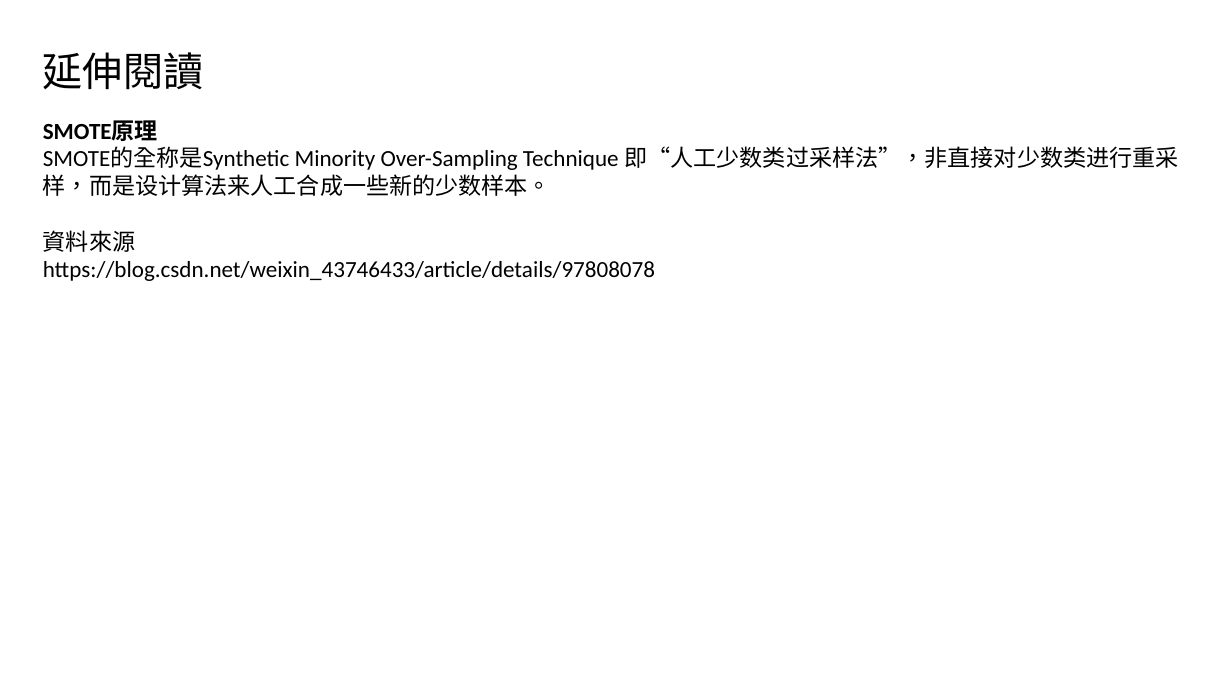
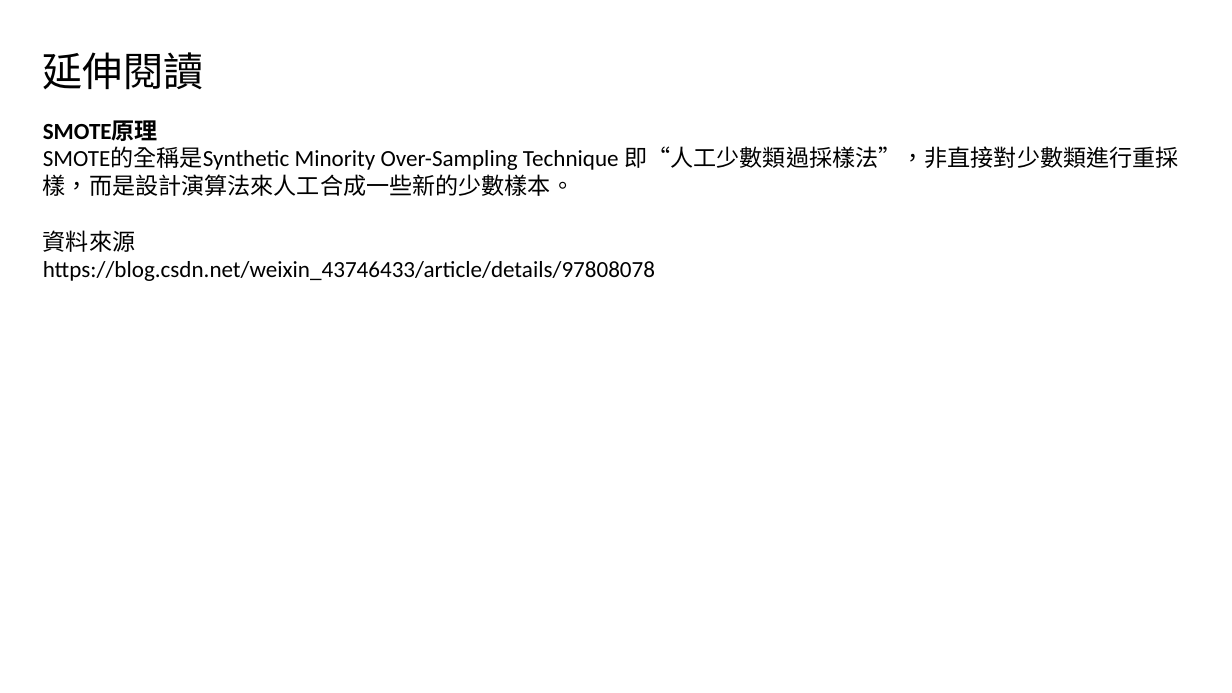
Before and after one commit to cgit6/AML_SVM, a slide deck: slide 42 of AML detection.pptx (slide 38 before the commit). Drawn at 1232x693 pixels with LibreOffice and Linux fonts; fonts in the diff are those of the drawing. Boxes give left, top, right and bottom in pixels: in the first picture for what was removed or moved away, otherwise in the second. Text is boxed around its words. In the diff, an @@ line names an element or a change of style, - is before the commit and + after.

```diff
--- a/AML detection.pptx
+++ b/AML detection.pptx
@@ text at (43,146,1178,196): text changed @@
-SMOTE的全称是Synthetic Minority Over-Sampling Technique 即“人工少数类过采样法”，非直接对少数类进行重采样，而是设计算法来人工合成一些新的少数样本。
+SMOTE的全稱是Synthetic Minority Over-Sampling Technique 即“人工少數類過採樣法”，非直接對少數類進行重採樣，而是設計演算法來人工合成一些新的少數樣本。
```
Also in this commit, not shown: 36 other slides changed, 5 slides added, 1 slide removed, 2 other files.
